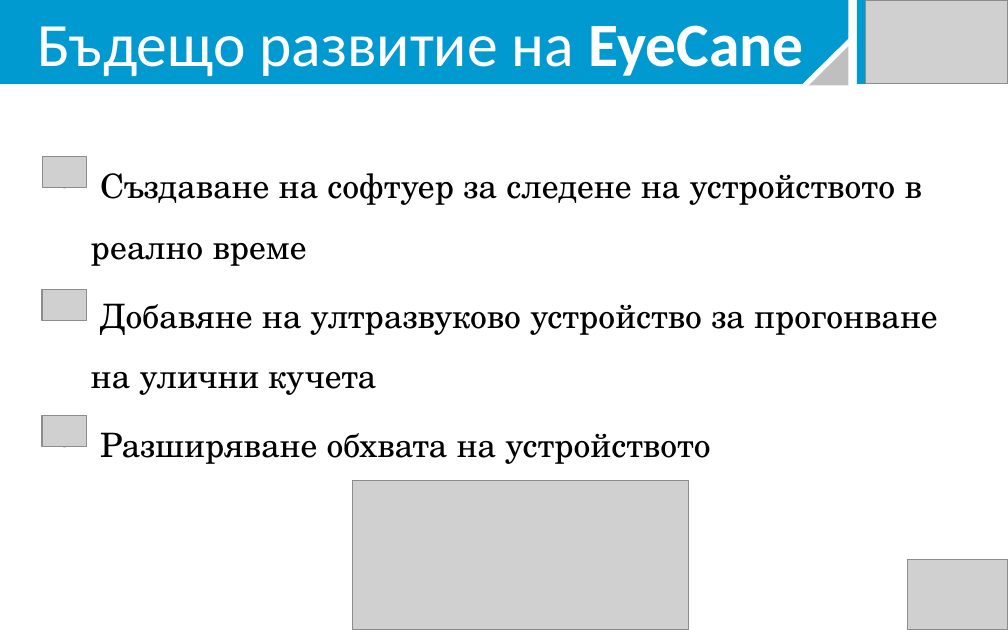
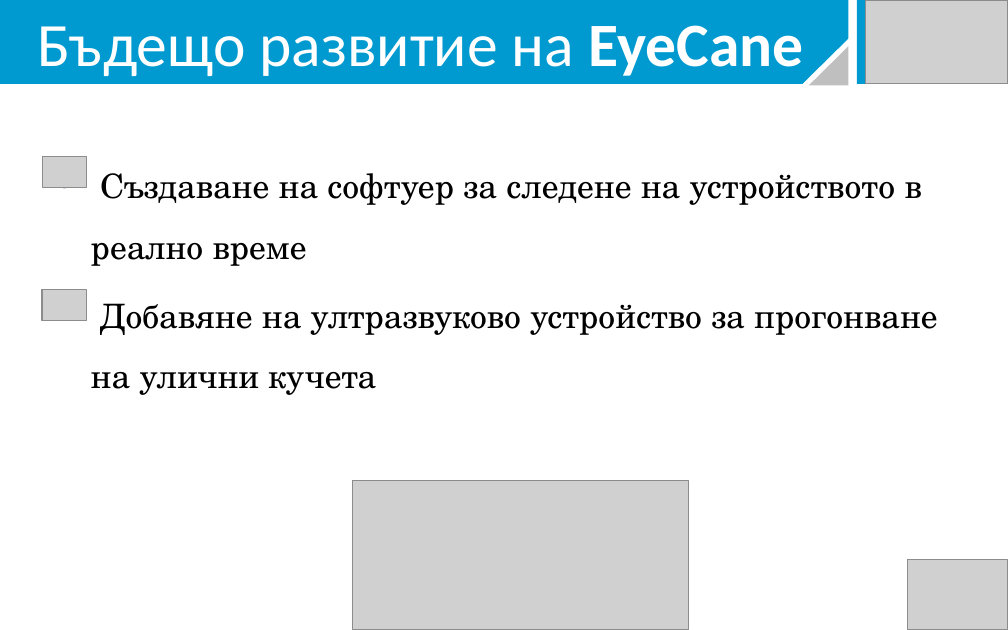
Before and after one commit to deyanpeychev00/EyeCane-Device-for-Assisting-People-with-Visual-Disabilities, a slide deck: slide 8 of EyeCane - Presentation.pptx. Drawn at 1008x630 pixels with LibreOffice and Linux fonts; fonts in the diff are those of the drawing; grey boxes stand for pictures. Boxes give left, top, right and bottom in pixels: in the first picture for what was removed or moved away, otherwise in the second. Text is boxed around its words. In the diff, an @@ line names an element or a change of style, - is before the commit and + after.

Commit message:
Presentation modifications.

```diff
--- a/EyeCane - Presentation.pptx
+++ b/EyeCane - Presentation.pptx
@@ picture removed at [42,415,87,446] @@
@@ text at [100,432,710,464]: paragraph removed @@
-• Разширяване обхвата на устройството
```
